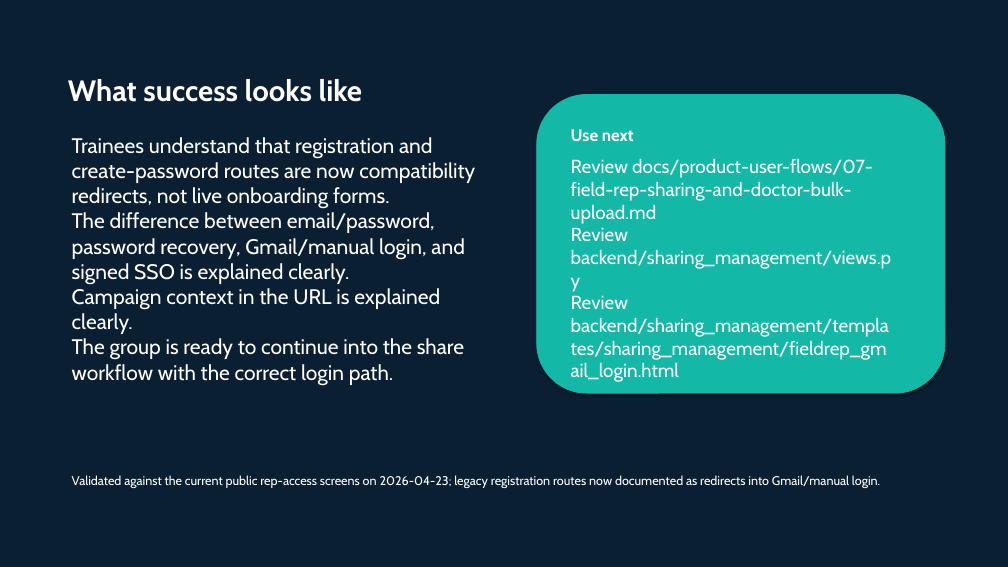
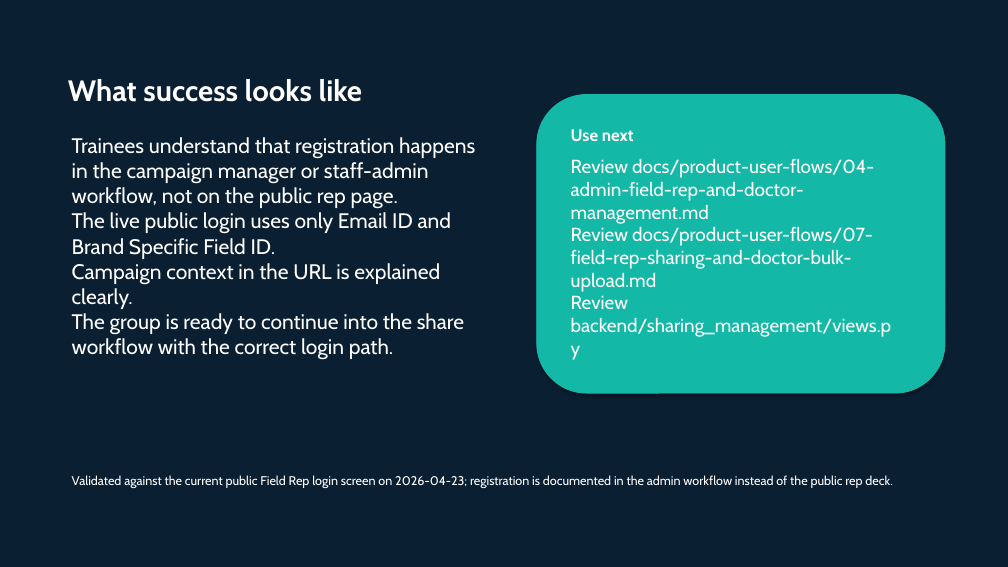
Before and after one commit to admin-masters/inclinic-education-system, a slide deck: slide 6 of output/doc/user-flow-decks/06-field-rep-registration-and-login.pptx (slide 9 before the commit). Drawn at 1008x567 pixels with LibreOffice and Linux fonts; fonts in the diff are those of the drawing. Boxes give left, top, right and bottom in pixels: in the first picture for what was removed or moved away, otherwise in the second. Text is boxed around its words. In the diff, an @@ line names an element or a change of style, - is before the commit and + after.

Commit message:
simplify field rep login and doctor addition docs

```diff
--- a/output/doc/user-flow-decks/06-field-rep-registration-and-login.pptx
+++ b/output/doc/user-flow-decks/06-field-rep-registration-and-login.pptx
@@ text at [72, 137, 475, 259]: text changed @@
-Trainees understand that registration and create-password routes are now compatibility redirects, not live onboarding forms.
-The difference between email/password, password recovery, Gmail/manual login, and signed SSO is explained clearly.
+Trainees understand that registration happens in the campaign manager or staff-admin workflow, not on the public rep page.
+The live public login uses only Email ID and Brand Specific Field ID.
@@ text at [571, 159, 874, 224]: paragraph added @@
+Review docs/product-user-flows/04-admin-field-rep-and-doctor-management.md
@@ text at [571, 295, 889, 382]: paragraph removed @@
-Review backend/sharing_management/templates/sharing_management/fieldrep_gmail_login.html
@@ text at [72, 475, 892, 488]: text changed @@
-Validated against the current public rep-access screens on 2026-04-23; legacy registration routes now documented as redirects into Gmail/manual login.
+Validated against the current public Field Rep login screen on 2026-04-23; registration is documented in the admin workflow instead of the public rep deck.
```
Also in this commit, not shown: 5 other slides changed, 3 slides removed, 23 other files.
